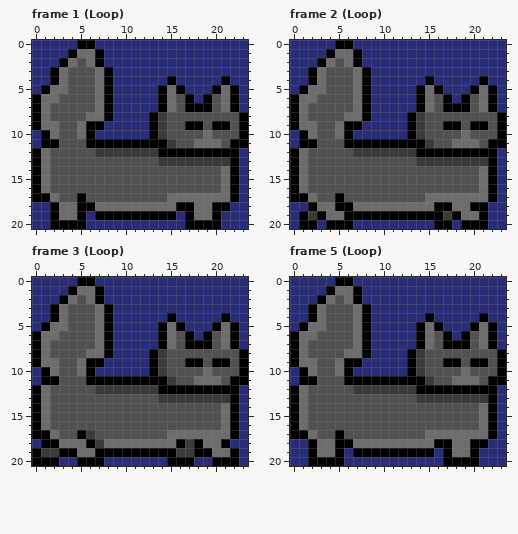
Pixel-art file: c64_katt.aseprite. This is how it looked before the edit.
24x21 pixels, 8 frames. Shown: frame 1 (Loop), frame 2 (Loop), frame 3 (Loop), frame 5 (Loop). The commit also changed other frames, which this record leaves out.
And afterwards:
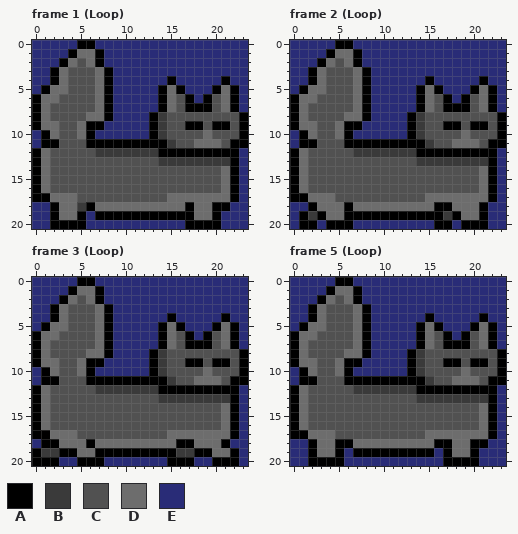
Palette (. is transparent): A #000000  B #3a3a3a  C #515151  D #6d6d6d  E #292c77
Commit: this is hard
The edit:
Frame 1 (Loop), layer "Cat":
Colour E becomes colour A in row 19 at x 16.
Colour A becomes colour B in row 18 at x 5.
Colour A becomes colour C in row 17 at x 5.
Colour A becomes colour D in row 18 at x 16.
Colour C becomes colour D in row 17 at x 3 to 4.
Frame 2 (Loop), layer "Cat":
Colour A becomes colour C in row 17 at x 5.
Colour A becomes colour D in row 18 at x 5 and 20.
Colour C becomes colour D in row 17 at x 3 to 4.
Frame 3 (Loop), layer "Cat":
Colour B becomes colour A in row 18 at x 17.
Colour A becomes colour C in row 17 at x 5.
Colour B becomes colour C in row 17 at x 6.
Colour A becomes colour D in row 18 at x 18.
Colour B becomes colour D in row 18 at x 7.
Colour C becomes colour D in row 17 at x 3 to 4.
Frame 5 (Loop), layer "Cat":
Colour A becomes colour C in row 17 at x 5.
Colour C becomes colour D in row 17 at x 3 to 4.
Boxes around the changes in both pictures, in picture pixels (x1, y1, x2, y2):
changed: (59, 193, 86, 211)
changed: (176, 202, 185, 220)
changed: (317, 193, 344, 211)
changed: (470, 202, 479, 211)
changed: (59, 430, 104, 448)
changed: (185, 439, 203, 448)
changed: (317, 430, 344, 439)
